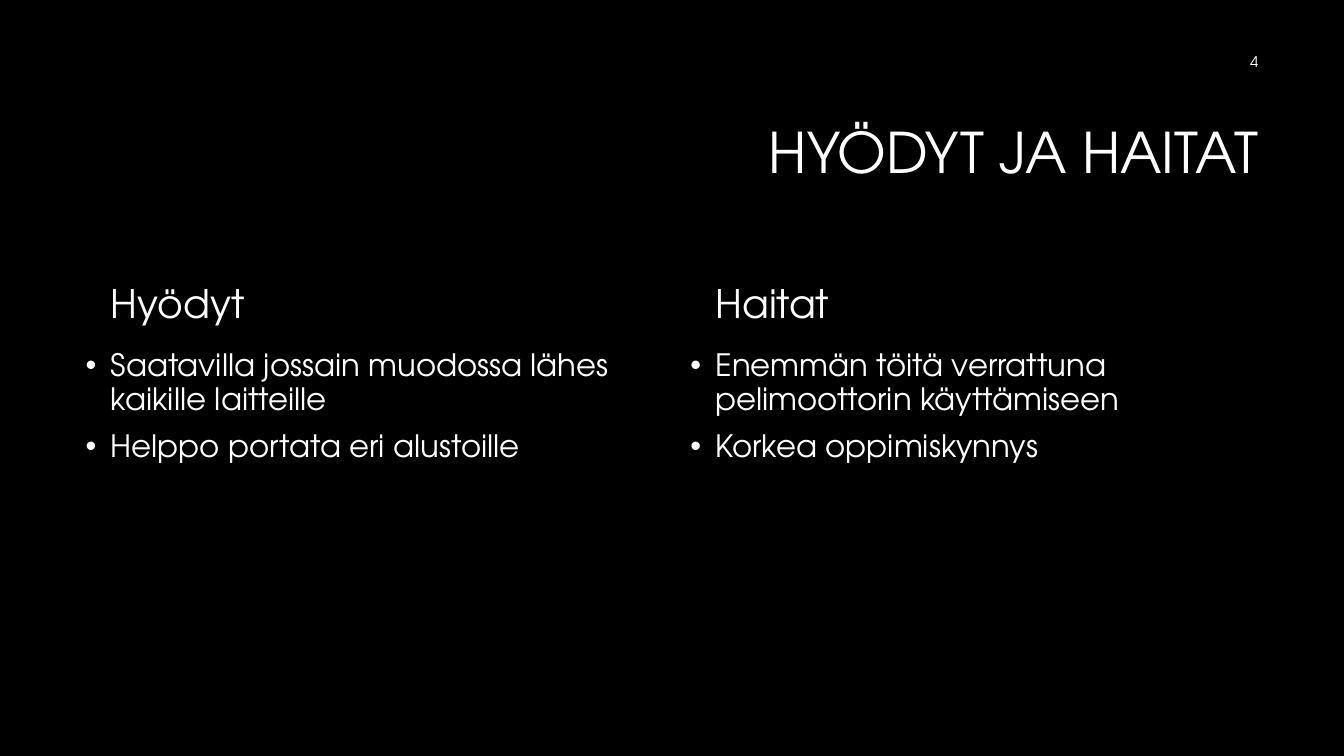
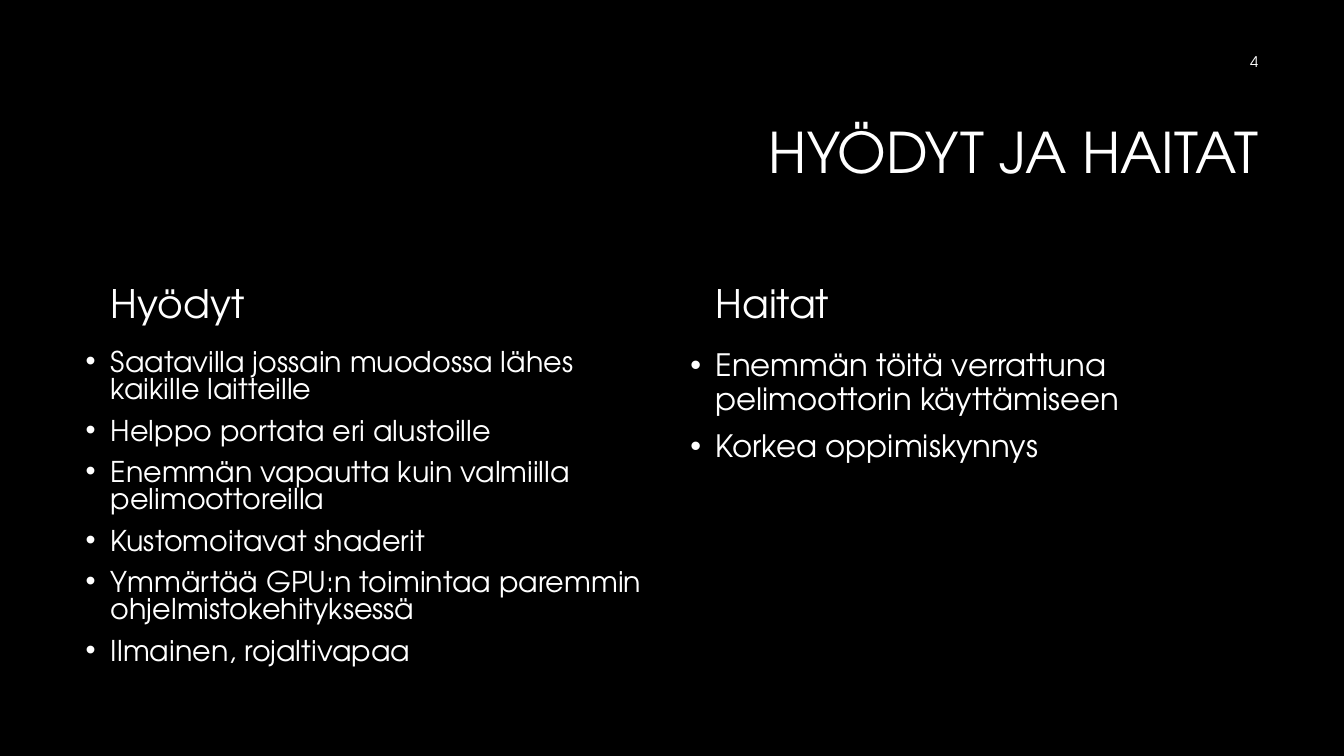
Before and after one commit to Jisti007/Mobile-Project-ideal-broccoli, a slide deck: slide 4 of presentation/OpenGL ES 3.pptx. Drawn at 1344x756 pixels with LibreOffice and Linux fonts; fonts in the diff are those of the drawing; background and template pictures are left out. Boxes give left, top, right and bottom in pixels: in the first picture for what was removed or moved away, otherwise in the second. Text is boxed around its words. In the diff, an @@ line names an element or a change of style, - is before the commit and + after.

```diff
--- a/presentation/OpenGL ES 3.pptx
+++ b/presentation/OpenGL ES 3.pptx
@@ text at (111,350,573,447): size 22 to 20.4 pt in "Saatavilla jossain muodossa lähes kaikille laitteille", "Helppo portata eri alustoille"; line spacing 0.9 to 0.8 @@
@@ text at (111,461,641,667): paragraphs added @@
+• Enemmän vapautta kuin valmiilla pelimoottoreilla
+• Kustomoitavat shaderit
+• Ymmärtää GPU:n toimintaa paremmin ohjelmistokehityksessä
+• Ilmainen, rojaltivapaa
```
Also in this commit, not shown: 5 other slides changed, 1 slide added.
